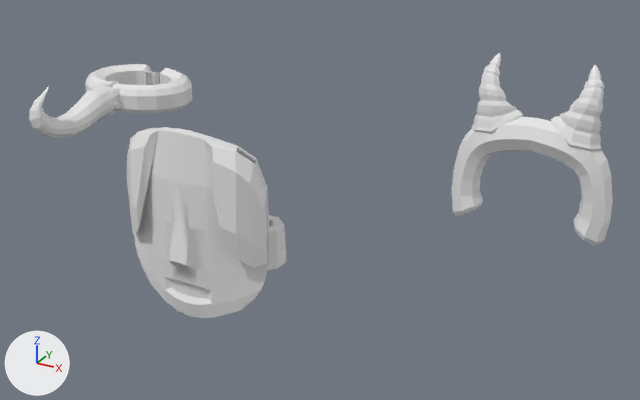
Before and after pictures for a commit that changed the FBX model Assets/Import folder/boyparts import 1.fbx.
Before and after are seen from a 50 mm lens placed at (5.34, -8.34, 3.8), pointed at (0.39, 0.65, -0.69). Arrows for +X, +Y and +Z are at lower left; the lights stay in place. The first picture is the older version. Where no turn or scale is listed for an object, it has been applied to the vertices.

The first picture shows 'belt', 'horns', 'mask'.
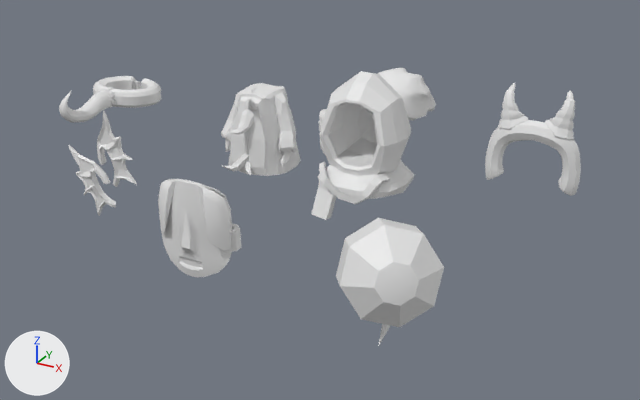
Where the newer file only moved an object's origin or applied its transform, the numbers keep the older frame.

What differs and where, as boxes [x1, y1, x2, y2] in the pictures (640 x 400 px):
'mask', rescaled (47% narrower, 48% shorter): before [127, 127, 286, 318]; after [158, 179, 242, 277]
'horns', moved, rescaled (40% narrower, 41% shorter): before [452, 53, 613, 245]; after [485, 83, 581, 196]
'cloak', added: after [311, 71, 414, 220]
'eye', added: after [336, 218, 444, 346]
'belt', deleted: before [29, 64, 193, 138]
'Clothes', added: after [221, 83, 301, 176]
'tail', added: after [59, 76, 161, 123]
'ears', added: after [68, 110, 137, 216]
'hair', added: after [378, 68, 436, 121]
'Teeth', added (mostly hidden): after [319, 109, 327, 155]

The change in detail:
me_cone_001 is used by ob_horns; location (3.134, 0.23, 0.879).
me_cone_001 had 474 vertices, 468 faces and spanned x -0.85..0.85, y -0.21..0.18, z -1.15..0.66.
me_cone_001 now has 474 vertices, 468 faces and spans x -0.5..0.5, y -0.13..0.11, z -0.68..0.39.
me_cone_001 part 1: the whole mesh is scaled about the mesh origin by 0.587.
me_cube is used by ob_mask; location (0.0, -1.448, -0.352).
me_cube had 203 vertices, 202 faces and spanned x -0.97..0.97, y -0.3..0.52, z -0.95..1.19.
me_cube now has 203 vertices, 202 faces and spans x -0.5..0.5, y -0.16..0.27, z -0.49..0.62.
me_cube part 2: the whole mesh is scaled about the mesh origin by 0.519.
Mesh me_cone_010 is new.
It has 335 vertices, 338 faces and spans x -0.501..0.499, y -0.557..0.371, z -0.06..0.891.
Mesh me_cube_014 is new.
It has 1528 vertices, 1524 faces and spans x -0.501..0.501, y -0.261..0.364, z -0.183..0.399.
Mesh me_sphere_002 is new.
It has 79 vertices, 83 faces and spans x -0.367..0.638, y -0.76..0.448, z -0.578..0.759.
Mesh me_grid_002 is new.
It has 330 vertices, 336 faces and spans x -0.539..0.462, y 0.004..0.104, z -0.663..0.707.
Mesh me_cone_012 is new.
It has 381 vertices, 365 faces and spans x -0.46..0.539, y -0.753..0.728, z -0.203..0.245.
Mesh me_sphere_003 is new.
It has 482 vertices, 512 faces and spans x -0.508..0.496, y -0.563..0.434, z -0.328..0.347.
Mesh me_cube_007 is new.
It has 199 vertices, 200 faces and spans x -0.5..0.5, y -0.57..0.47, z -0.15..1.42.
Object 'belt' (ob_belt) is deleted.
Object 'Clothes' (ob_clothes) is new; it shows me_cone_010.
Its location is (0.0, 0.0, 0.0).
Object 'Teeth' (ob_teeth) is new; it shows me_cube_014.
Its location is (0.0, 1.996, -0.456).
Object 'eye' (ob_eye) is new; it shows me_sphere_002.
Its location is (2.214, -1.309, -0.408).
Object 'ears' (ob_ears) is new; it shows me_grid_002.
Its location is (-1.491, -1.165, 0.0).
Object 'tail' (ob_tail) is new; it shows me_cone_012.
Its location is (-2.515, 0.138, 0.354).
Object 'hair' (ob_hair) is new; it shows me_sphere_003.
Its location is (0.115, 3.729, -0.133).
Object 'cloak' (ob_cloak) is new; it shows me_cube_007.
Its location is (1.323, 0.0, -0.184).
